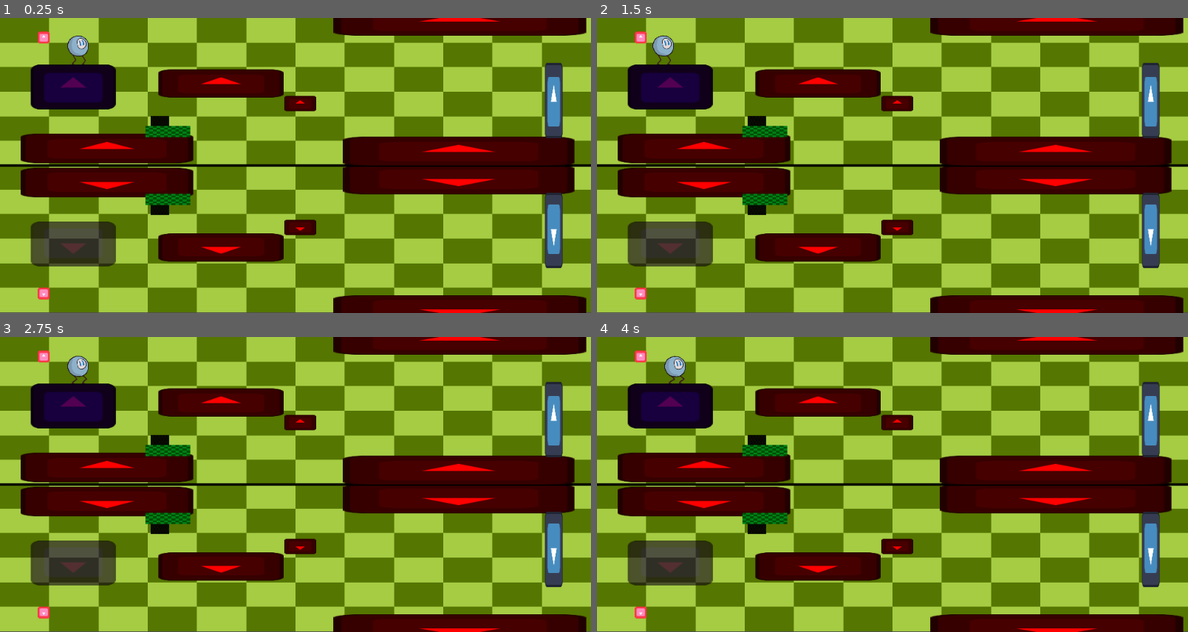
Above: before the commit, frames 1-4 (two rows, left to right).
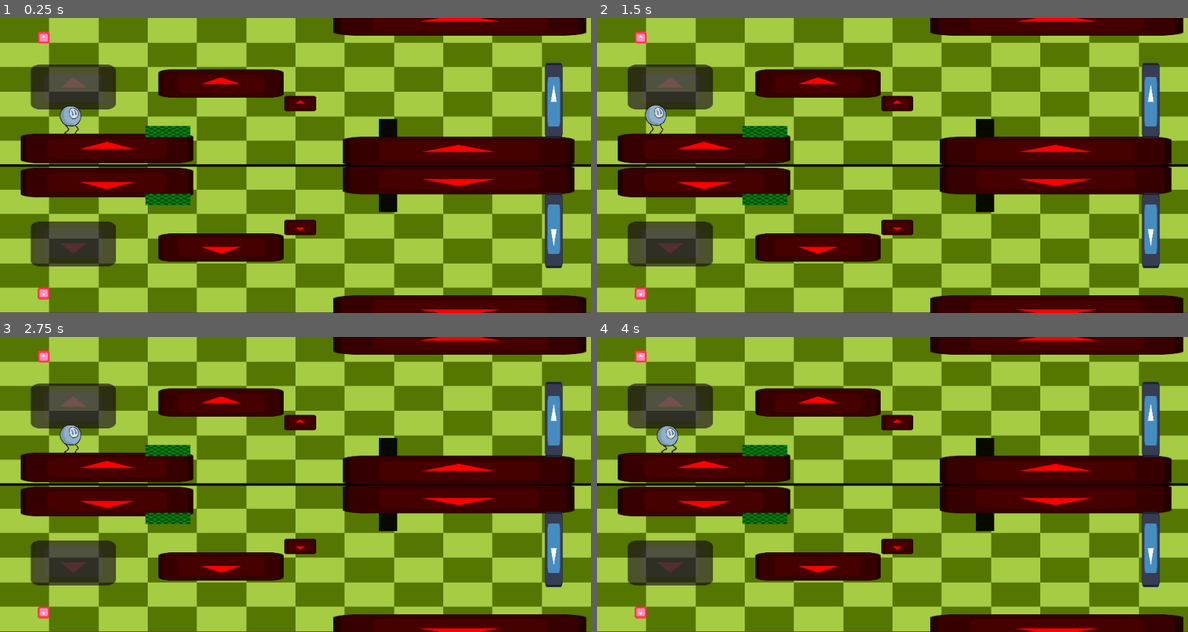
Above: after the commit, the same moments.

Repository: Rinkton/igu-summer-2024
Game: Godot game, scene res://test_levels/solidifier_level.tscn
Same seed, same stepped clock (60 frames per second), same inputs: the game is played once before the commit and once after it. This scene is started directly instead of the project's main scene. The engine's default icon, where the game draws it, is replaced by a stand-in: a white triangle on a blue panel in a dark square.
Inputs (mouse positions are in pixels of both pictures, inside the frame that each line leads up to):
- Up to frame 1 (0.25 s): no input
- Up to frame 2 (1.5 s): move the mouse to (1022, 150) at 0.52 s; tap A (a) at 0.6 s; tap Space (act) at 0.8, 1.35 s; move the mouse to (774, 180) at 1.27 s
- Up to frame 3 (2.75 s): tap D (d) at 1.55, 2.1 s; move the mouse to (354, 419) at 2.02 s; tap A (a) at 2.3 s
- Up to frame 4 (4 s): move the mouse to (862, 543) at 2.77 s; tap A (a) at 2.85 s; tap Space (act) at 3.05, 3.6 s; move the mouse to (1069, 528) at 3.52 s; tap D (d) at 3.8 s

The runs differ from the first frame. In frame 1, 3.2% of the frame differs, in the area x 5-68%, y 6-67%; in frame 2, 3.2%; in frame 3, 3.2%; in frame 4, 3.2%.

Commit message:
Fixed non-symmetric gate and other objects by set_up_symmetric_object() func

Diff:
--- a/4.3proto/gate.gd
+++ b/4.3proto/gate.gd
@@ -11,3 +11,10 @@
 func deactivate():
 	$AnimationPlayer.play_backwards("open")
 	activated = false
+
+func set_up_symmetric_object():
+	get_node("symmetry_link").obj.get_node("Sprite2D").scale = $Sprite2D.scale
+	get_node("symmetry_link").obj.get_node("Sprite2D").position = $Sprite2D.position
+	get_node("symmetry_link").obj.get_node("CollisionShape2D").position = $CollisionShape2D.position
+	get_node("symmetry_link").obj.get_node("CollisionShape2D").scale = $CollisionShape2D.scale
+	get_node("symmetry_link").obj.get_node("CollisionShape2D").shape.size = $CollisionShape2D.shape.size
--- a/4.3proto/lever.gd
+++ b/4.3proto/lever.gd
@@ -15,3 +15,8 @@
 				get_node(node_path).activate()
 				$Sprite2D.modulate.g = 1
 				$Sprite2D.modulate.r = 0
+
+
+func set_up_symmetric_object():
+	get_node("symmetry_link").obj.get_node("Sprite2D").modulate.g = $Sprite2D.modulate.g
+	get_node("symmetry_link").obj.get_node("Sprite2D").modulate.r = $Sprite2D.modulate.r
--- a/4.3proto/main.gd
+++ b/4.3proto/main.gd
@@ -55,3 +55,6 @@
 		symmetric_object.global_position.x = object.global_position.x
 		symmetric_object.get_node("CollisionShape2D").disabled = true
 		object.get_node("CollisionShape2D").disabled = false
+		# for some specific parameters of specific objects
+		if object.has_method("set_up_symmetric_object"):
+			object.set_up_symmetric_object()
--- a/4.3proto/solidifier.gd
+++ b/4.3proto/solidifier.gd
@@ -7,11 +7,15 @@
 
 
 func activate():
-	$CollisionShape2D.shape = shape
+	$CollisionShape2D.set_deferred("shape", shape)
 	$Sprite2D.modulate.a = 1
 	activated = true
 
 func deactivate():
-	$CollisionShape2D.shape = null
+	$CollisionShape2D.set_deferred("shape", null)
 	$Sprite2D.modulate.a = 0.6
 	activated = false
+
+func set_up_symmetric_object():
+	get_node("symmetry_link").obj.get_node("CollisionShape2D").set_deferred("shape", $CollisionShape2D.shape)
+	get_node("symmetry_link").obj.get_node("Sprite2D").modulate.a = $Sprite2D.modulate.a
--- a/4.3proto/test_levels/solidifier_level.tscn
+++ b/4.3proto/test_levels/solidifier_level.tscn
@@ -43,7 +43,7 @@
 metadata/_edit_lock_ = true
 
 [node name="character" parent="." instance=ExtResource("4_3iv8s")]
-position = Vector2(133, 28)
+position = Vector2(120, 159)
 floor_snap_length = 4.0
 
 [node name="above" type="Node2D" parent="."]
@@ -73,7 +73,7 @@
 scale = Vector2(1.075, 0.52)
 
 [node name="push" parent="above" instance=ExtResource("6_ws0ma")]
-position = Vector2(281, 174)
+position = Vector2(667, 176)
 
 [node name="button" parent="above" instance=ExtResource("7_yy7rb")]
 position = Vector2(284, 202)
